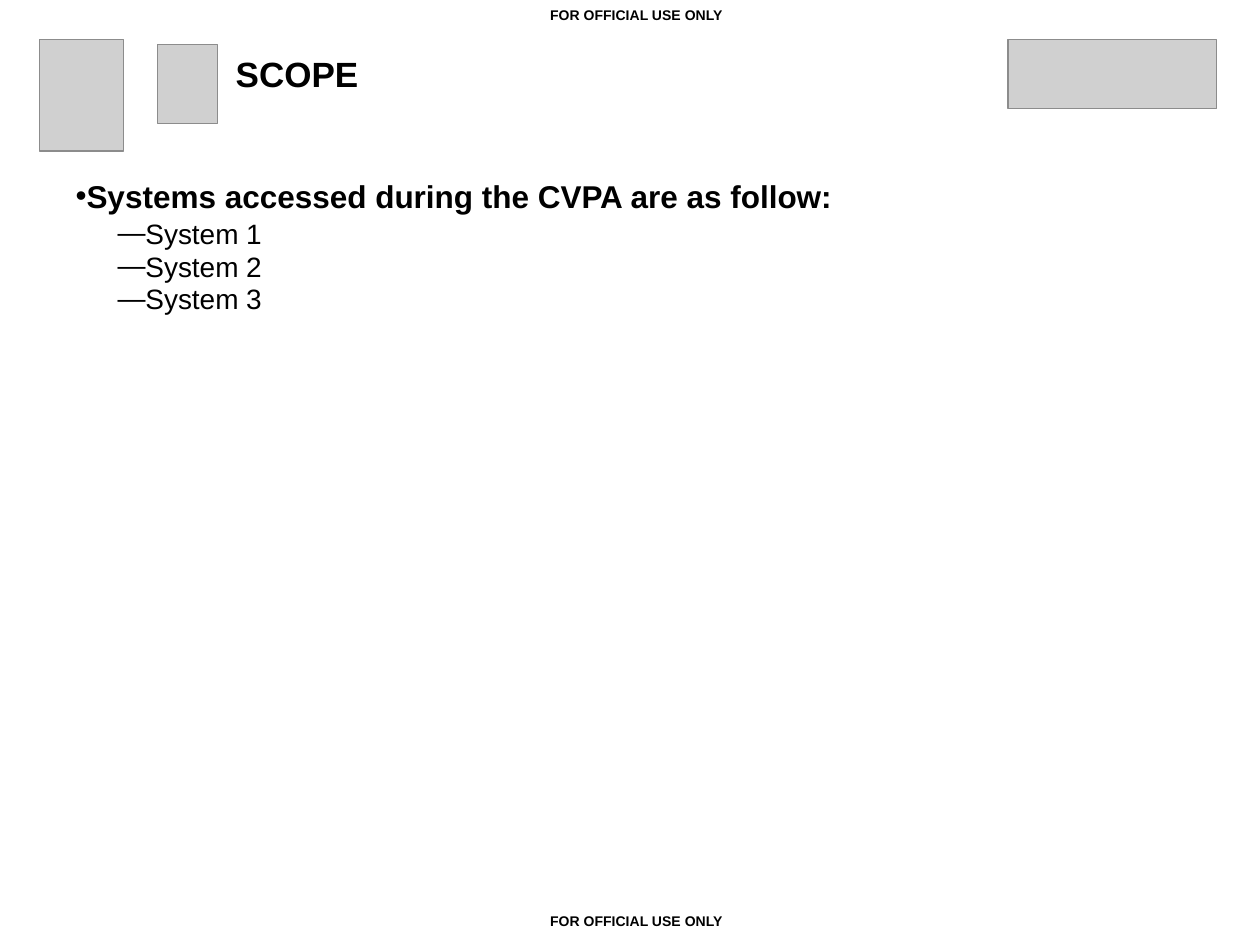
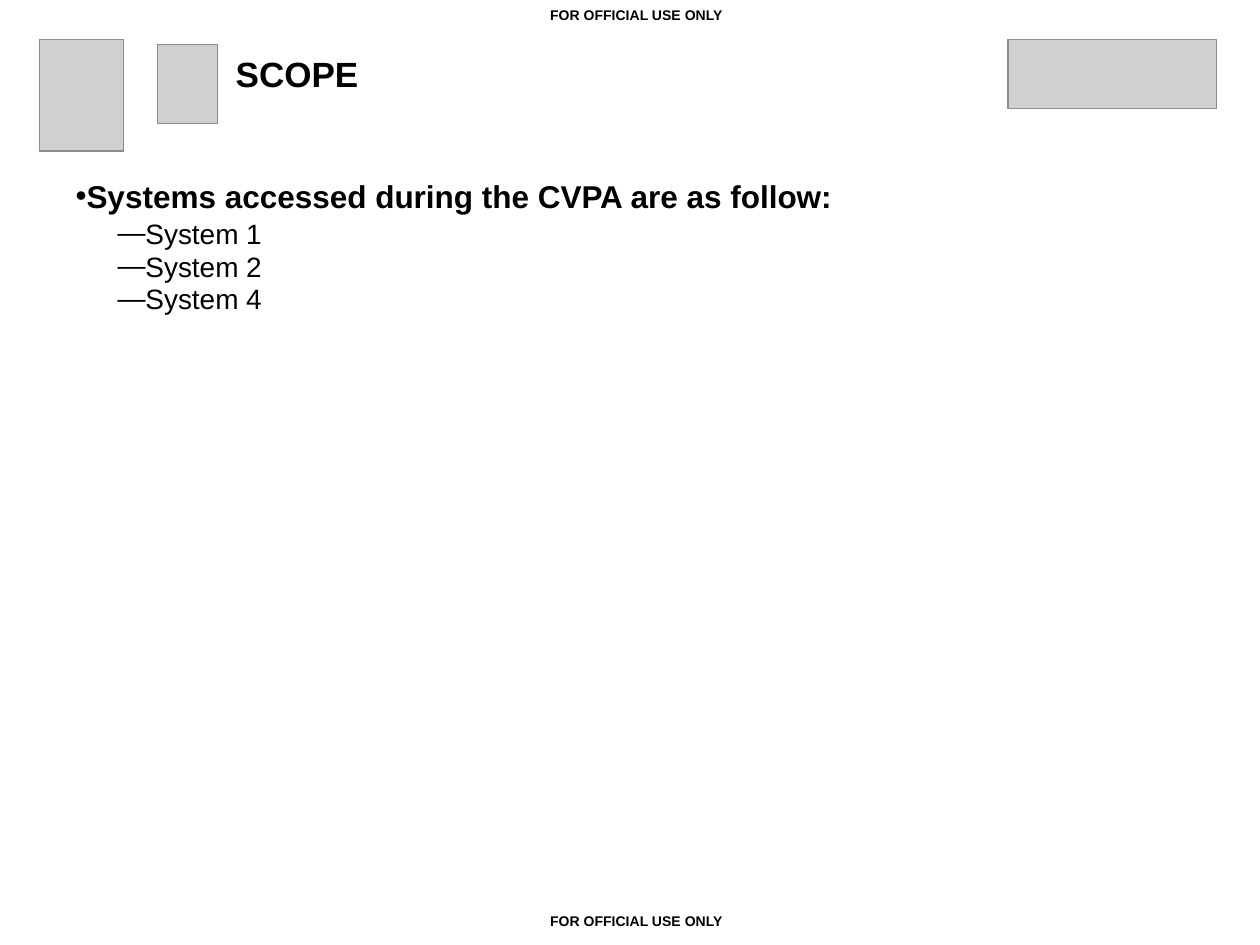
Before and after one commit to jahernandez14/FRIC, a slide deck: slide 2 of model/ERBreport/ERBreport.pptx. Drawn at 1260x945 pixels with LibreOffice and Linux fonts; fonts in the diff are those of the drawing; grey boxes stand for pictures. Boxes give left, top, right and bottom in pixels: in the first picture for what was removed or moved away, otherwise in the second. Text is boxed around its words. In the diff, an @@ line names an element or a change of style, - is before the commit and + after.

```diff
--- a/model/ERBreport/ERBreport.pptx
+++ b/model/ERBreport/ERBreport.pptx
@@ text at [118, 289, 262, 315]: text changed @@
-—  System 3
+—  System 4
```
Also in this commit, not shown: 1 other slide changed, 3 other files.
